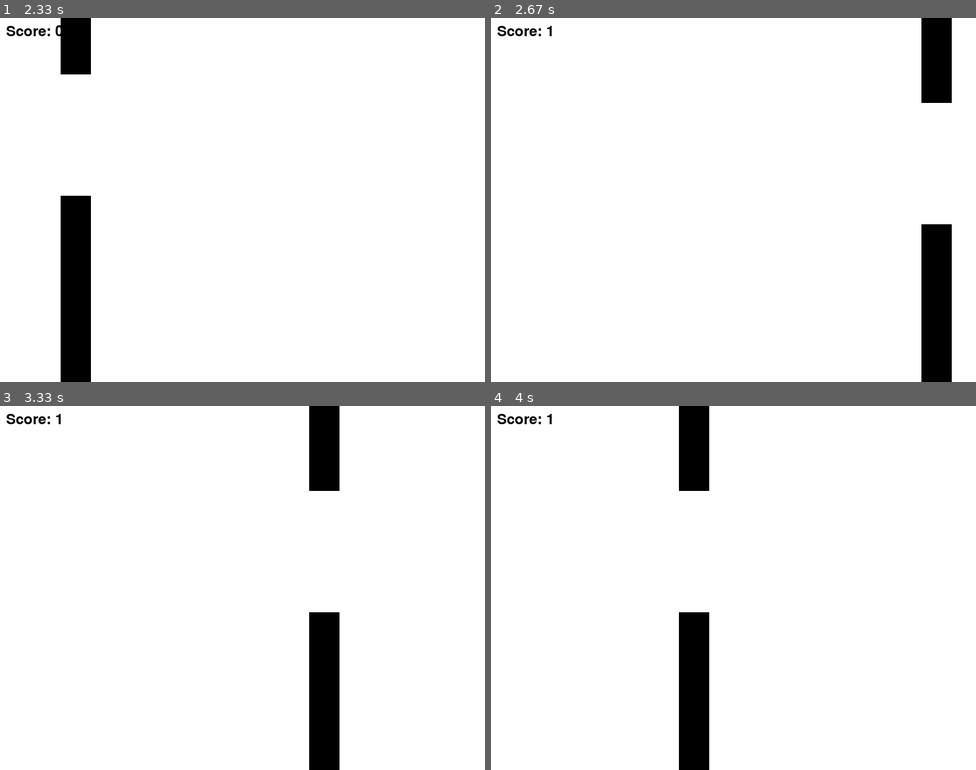
Above: before the commit, frames 1-4 (two rows, left to right).
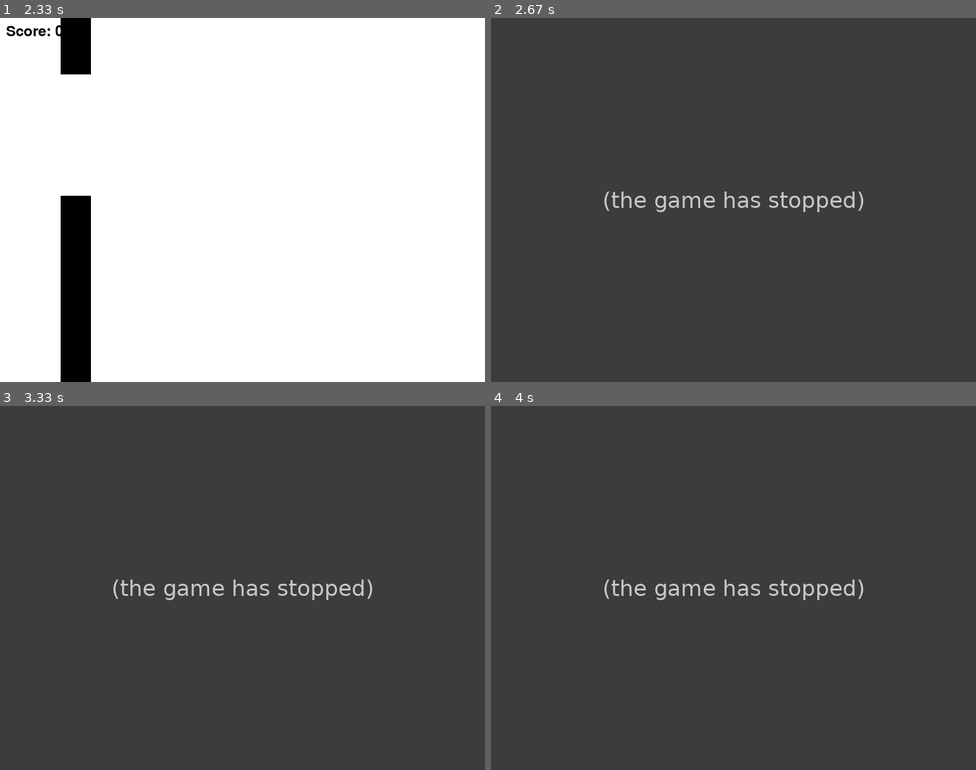
Above: after the commit, the same moments.

Repository: Kenyawaro/Birdy-Fly
Game: pygame game, started from jeu pygame.py
Same seed, same stepped clock (60 frames per second), same inputs: the game is played once before the commit and once after it.
Inputs:
- Up to frame 1 (2.33 s): tap Space at 0.33, 0.73, 1.03, 1.23 s
- Up to frame 2 (2.67 s): no input
- Up to frame 3 (3.33 s): no input
- Up to frame 4 (4 s): no input

Frame 1 is identical in both runs. In frame 2, 100% of the frame differs, in the area x 0-100%, y 0-100%; in frame 3, 100%; in frame 4, 100%.
After the commit the program exited at 2.37 s; later frames show no game.

Commit message:
sans nombre de coup

Diff:
--- a/jeu pygame.py
+++ b/jeu pygame.py
@@ -33,9 +33,6 @@
 score = 0
 font = pygame.font.Font(None, 36)
 
-# Compteur de collisions
-collision_counter = 0
-
 # Fonction pour afficher le score
 def display_score():
     score_text = font.render("Score: " + str(score), True, BLACK)
@@ -65,14 +62,9 @@
     # Gestion des collisions
     if player_x + player_width > obstacle_x and player_x < obstacle_x + obstacle_width:
         if player_y < obstacle_height or player_y + player_height > obstacle_height + obstacle_gap:
-            # Collision détectée
-            collision_counter += 1
-            if collision_counter >= 3:
-                running = False  # Le joueur meurt après 3 collisions
-            else:
-                obstacle_x = WINDOW_WIDTH
-                obstacle_height = random.randint(50, 300)
-                score += 1
+            running = False
+        else:
+            score += 1
 
     # Affichage du joueur
     pygame.draw.rect(WINDOW, BLACK, (player_x, player_y, player_width, player_height))
